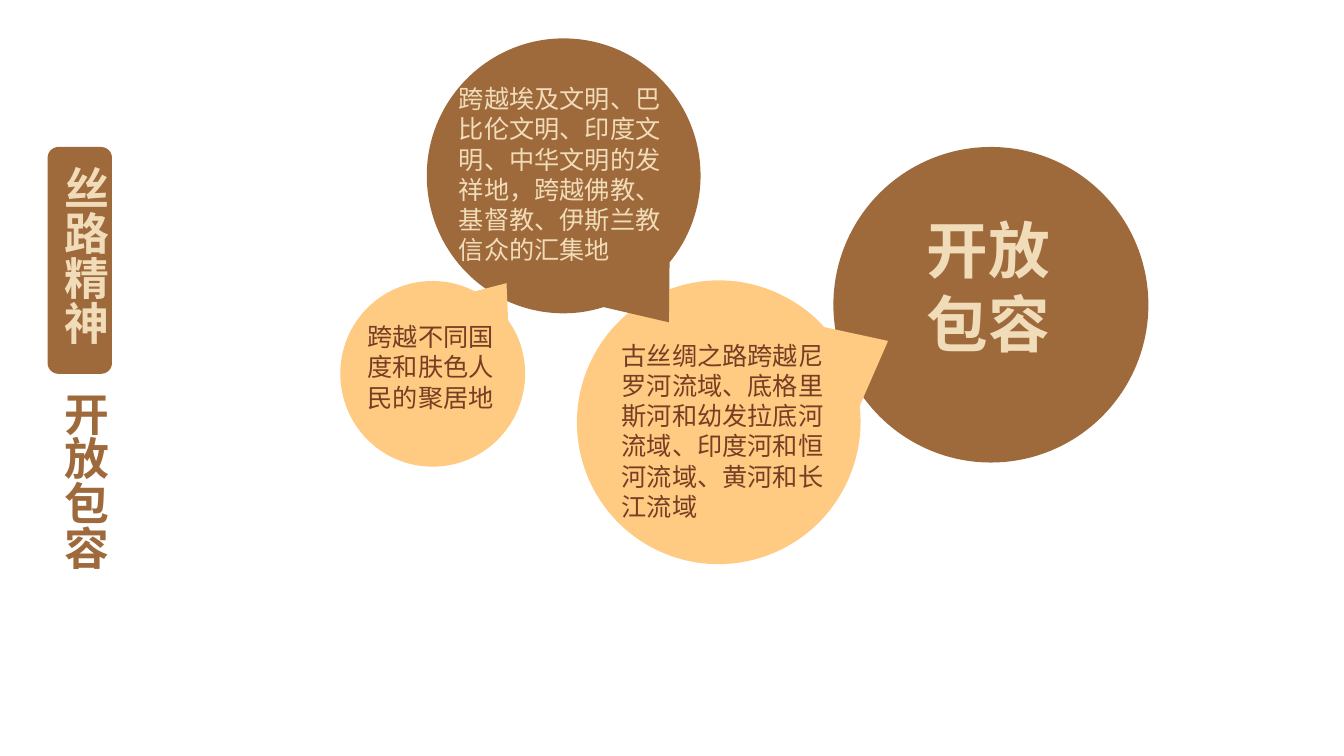
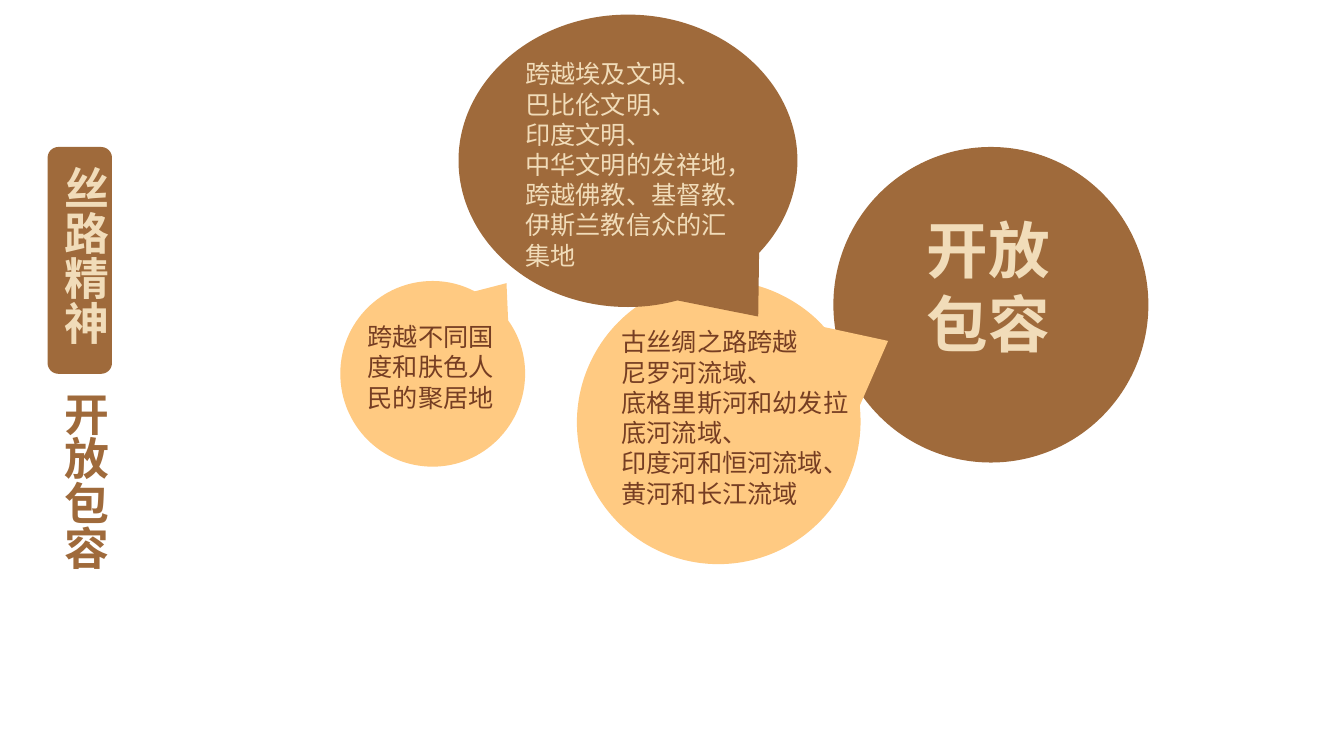
Before and after one commit to FredJiangFei/freetalk, a slide deck: slide 22 of 一带一路/一带一路 - 1.pptx (slide 21 before the commit). Drawn at 1344x756 pixels with LibreOffice and Linux fonts; fonts in the diff are those of the drawing; background and template pictures are left out. Boxes give left, top, right and bottom in pixels: in the first picture for what was removed or moved away, otherwise in the second. Text is boxed around its words. In the diff, an @@ line names an element or a change of style, - is before the commit and + after.

```diff
--- a/一带一路/一带一路 - 1.pptx
+++ b/一带一路/一带一路 - 1.pptx
@@ freeform shape resized from (x1=426, y1=38, x2=701, y2=323) to (x1=459, y1=14, x2=798, y2=317) @@
@@ text at (x1=525, y1=62, x2=752, y2=267): text changed @@
-跨越埃及文明、巴比伦文明、印度文明、中华文明的发祥地，跨越佛教、基督教、伊斯兰教信众的汇集地
+跨越埃及文明、
+巴比伦文明、
+印度文明、
+中华文明的发祥地，跨越佛教、基督教、伊斯兰教信众的汇集地
@@ text at (x1=622, y1=330, x2=849, y2=505): text changed @@
-古丝绸之路跨越尼罗河流域、底格里斯河和幼发拉底河流域、印度河和恒河流域、黄河和长江流域
+古丝绸之路跨越
+尼罗河流域、
+底格里斯河和幼发拉底河流域、
+印度河和恒河流域、黄河和长江流域
```
Also in this commit, not shown: 7 other slides changed, 2 slides added, 1 slide removed, 2 other files.
